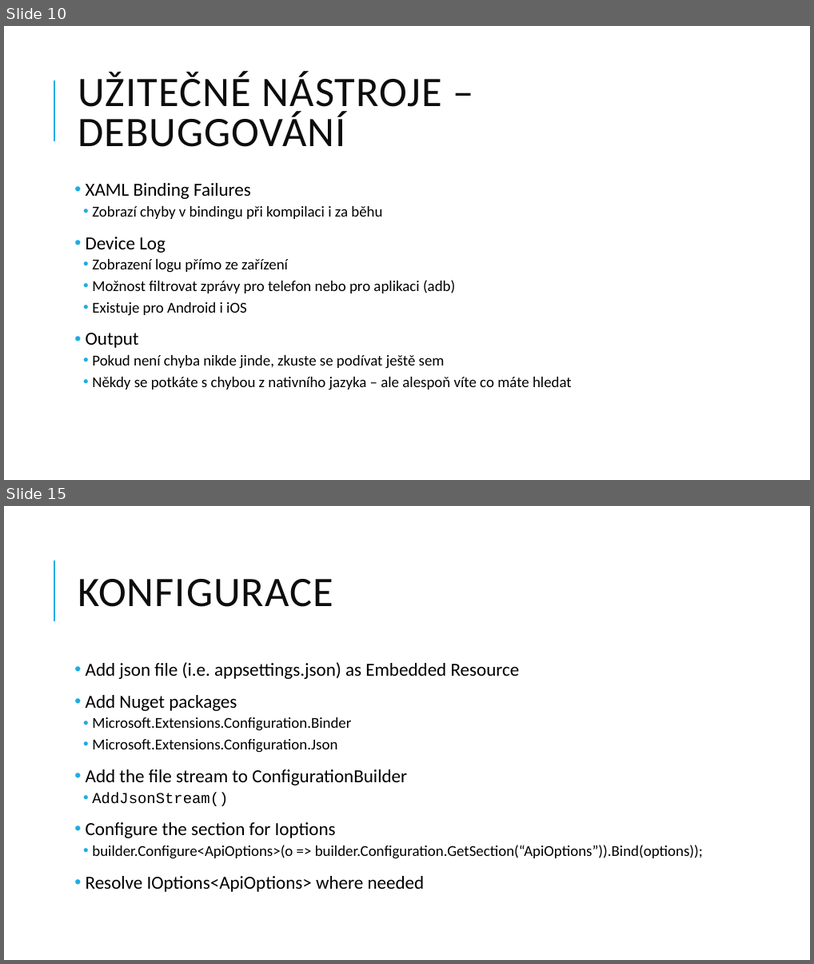
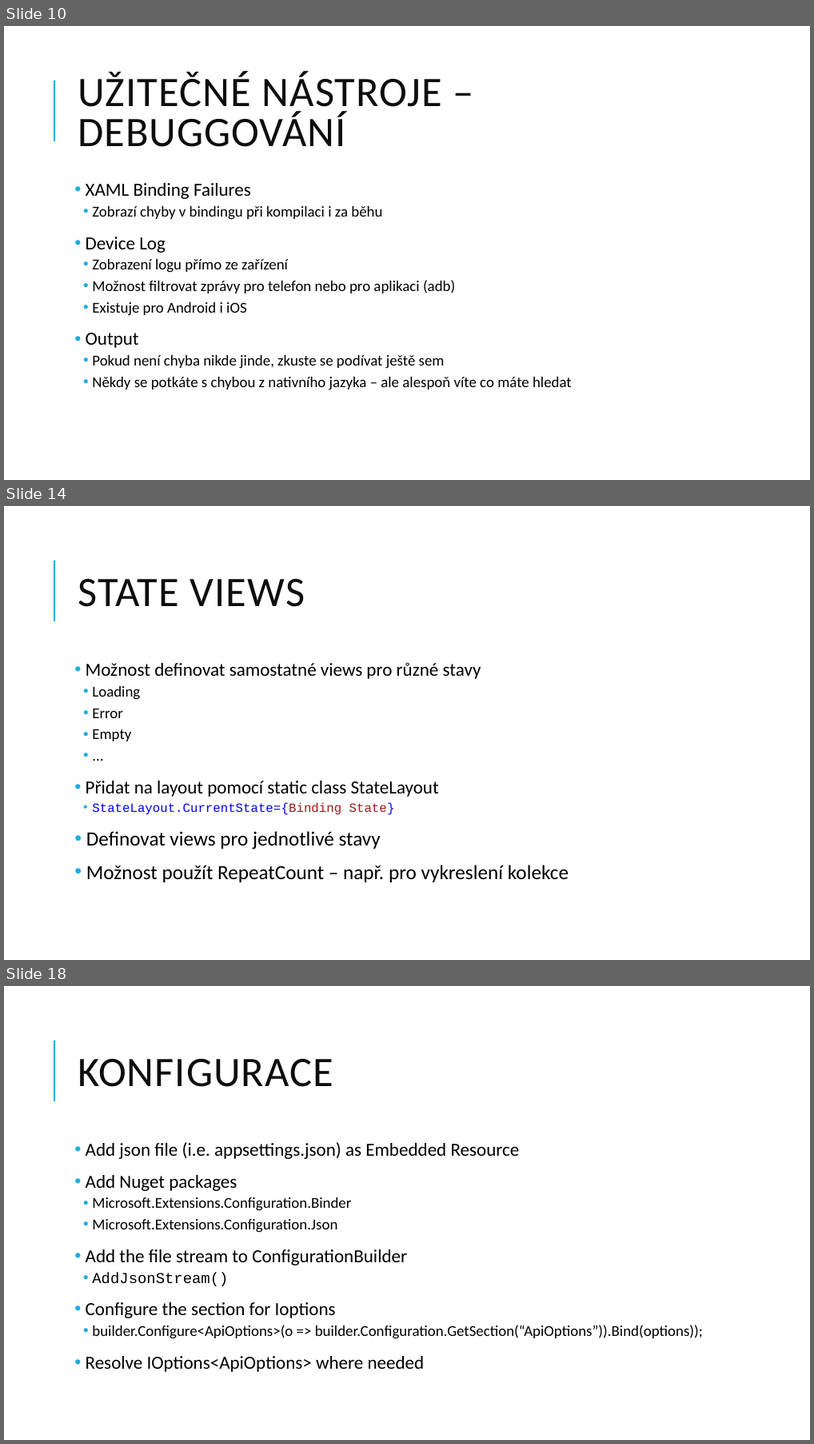
Before and after one commit to jasho/pv239-maui, a slide deck: 07_Bonus/PV239-Xamarin-07_Bonus.pptx. Shown one above the other, each under a label of ours: slides 10 and 15 before the commit, slides 10, 14 and 18 after it; the slides between them are not shown. The pictures are 814x964 and 814x1444 pixels, drawn with LibreOffice and Linux fonts; fonts in the diff are those of the drawing. Boxes give left, top, right and bottom in pixels: in the first picture for what was removed or moved away, otherwise in the second. Text is boxed around its words. In the diff, an @@ line names an element or a change of style, - is before the commit and + after.

```diff
--- a/07_Bonus/PV239-Xamarin-07_Bonus.pptx
+++ b/07_Bonus/PV239-Xamarin-07_Bonus.pptx
@@ slide 14 added at (4,506,810,960), background #FFFFFF; not listed: 1 template element that a slide beside it also shows @@
@@ title added at (78,579,305,607), 50 pt, text #0D0D0D @@
+STATE VIEWS
@@ text added at (86,662,569,882), 22 pt, text #000000 @@
+• Možnost definovat samostatné views pro různé stavy
+  • Loading
+  • Error
+  • Empty
+  • ...
+• Přidat na layout pomocí static class StateLayout
+  • StateLayout.CurrentState={Binding State}
+• Definovat views pro jednotlivé stavy
+• Možnost použít RepeatCount – např. pro vykreslení kolekce
@@ what was slide 15 is now slide 18 @@
```
Also in this commit, not shown: 2 slides changed, 2 other slides added.
